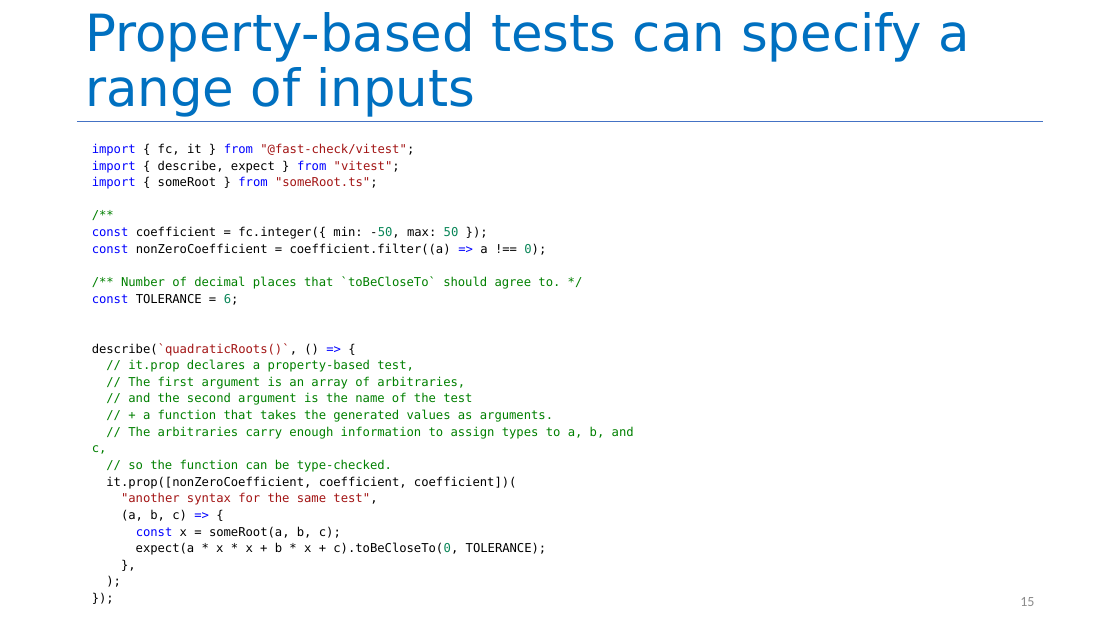
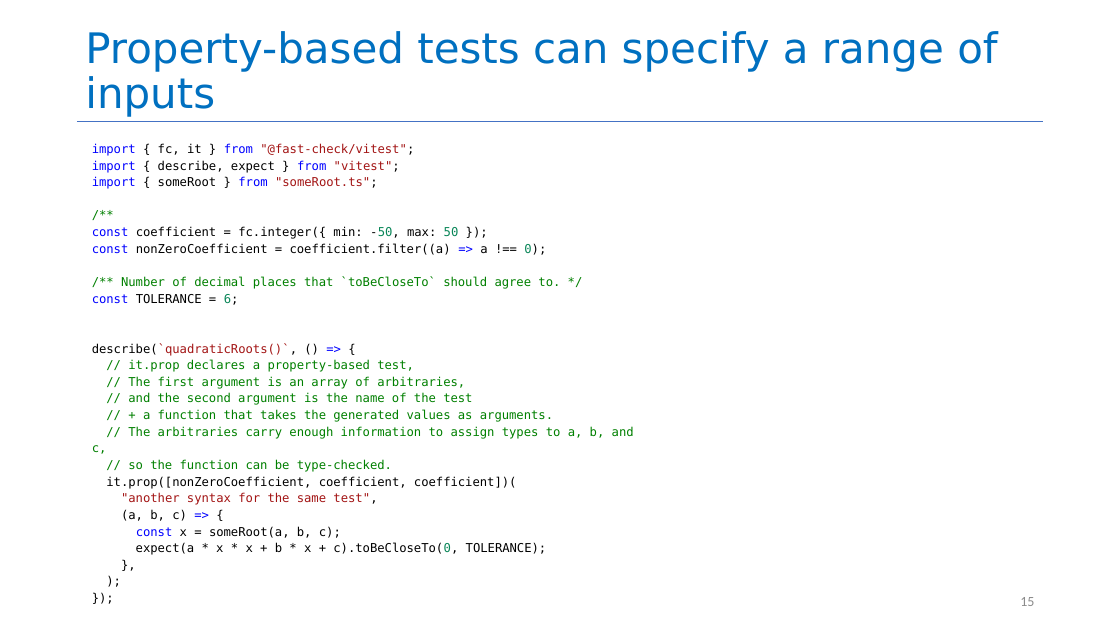
Before and after one commit to neu-se/CS4530-Fall-2026, a slide deck: slide 15 of Slides/Module 03 Unit Testing.pptx. Drawn at 1120x630 pixels with LibreOffice and Linux fonts; fonts in the diff are those of the drawing. Boxes give left, top, right and bottom in pixels: in the first picture for what was removed or moved away, otherwise in the second. Text is boxed around its words. In the diff, an @@ line names an element or a change of style, - is before the commit and + after.

Commit message:
tweaked a couple of slides, fixed font size

```diff
--- a/Slides/Module 03 Unit Testing.pptx
+++ b/Slides/Module 03 Unit Testing.pptx
@@ title "Property-based tests can specify a ..." at box(85, 31, 997, 117): size 44 to 36 pt @@
```
Also in this commit, not shown: 7 other slides changed, 1 other file.
